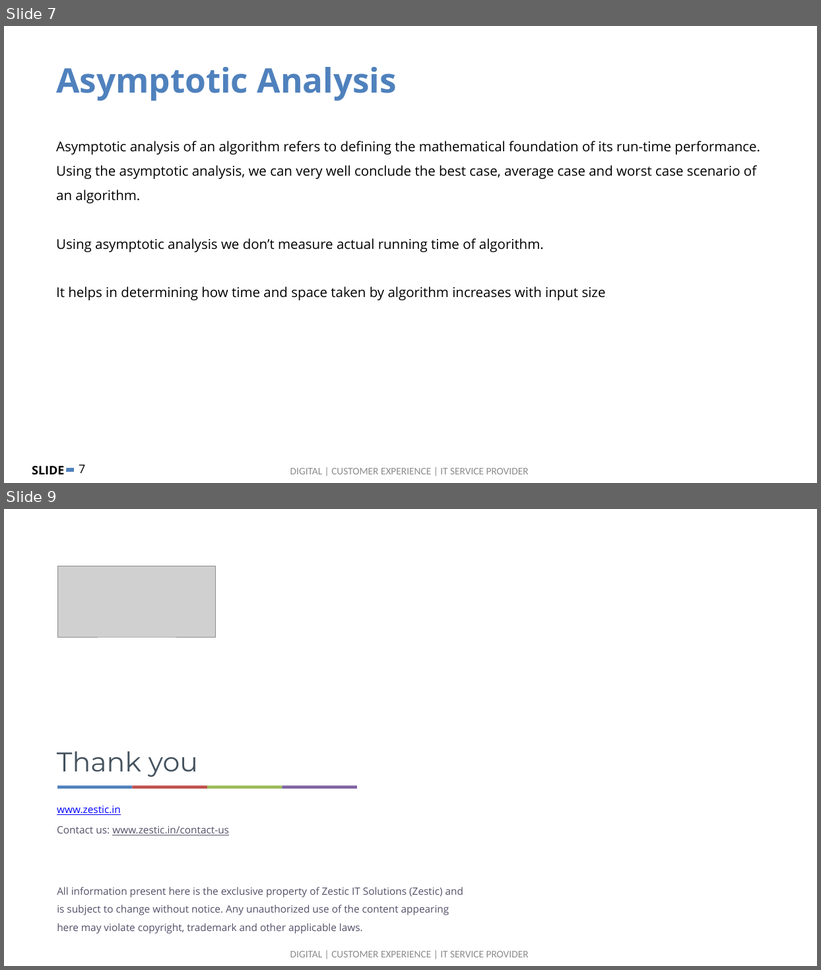
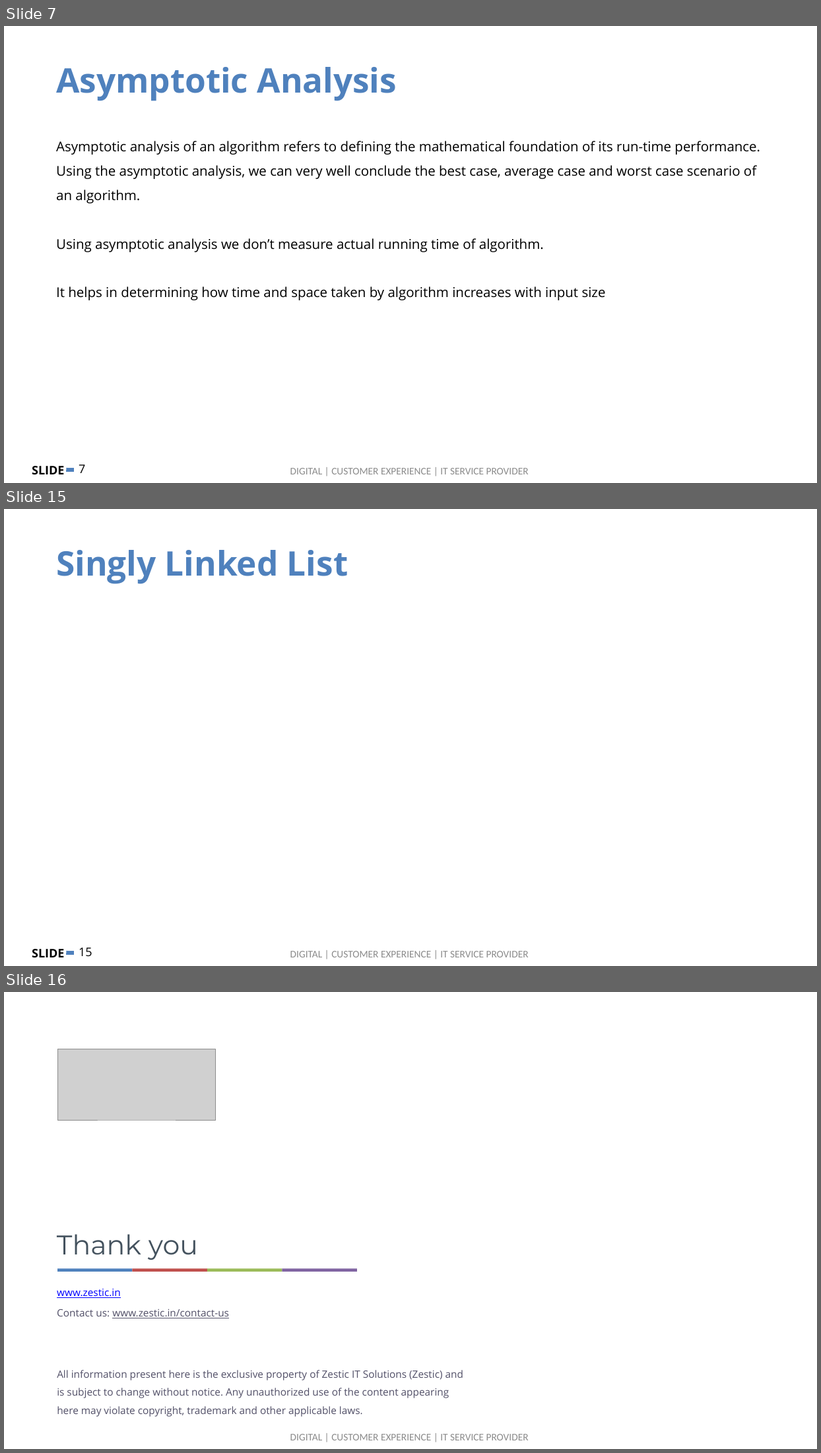
Before and after one commit to zesticio/examples, a slide deck: algorithms/slides/Data Structure & Algorithms.pptx. Shown one above the other, each under a label of ours: slides 7 and 9 before the commit, slides 7, 15 and 16 after it; the slides between them are not shown. The pictures are 821x970 and 821x1453 pixels, drawn with LibreOffice and Linux fonts; fonts in the diff are those of the drawing; grey boxes stand for pictures; background and template pictures are left out. Boxes give left, top, right and bottom in pixels: in the first picture for what was removed or moved away, otherwise in the second. Text is boxed around its words. In the diff, an @@ line names an element or a change of style, - is before the commit and + after.

```diff
--- a/algorithms/slides/Data Structure & Algorithms.pptx
+++ b/algorithms/slides/Data Structure & Algorithms.pptx
@@ slide 15 added at box(4, 509, 817, 966), background #FFFFFF; not listed: 4 template elements that a slide beside it also shows @@
@@ text added at box(56, 550, 348, 584), 40 pt, text #4F81BD, bold @@
+Singly Linked List
@@ what was slide 9 is now slide 16 @@
```
Also in this commit, not shown: 1 slide changed, 6 other slides added.
